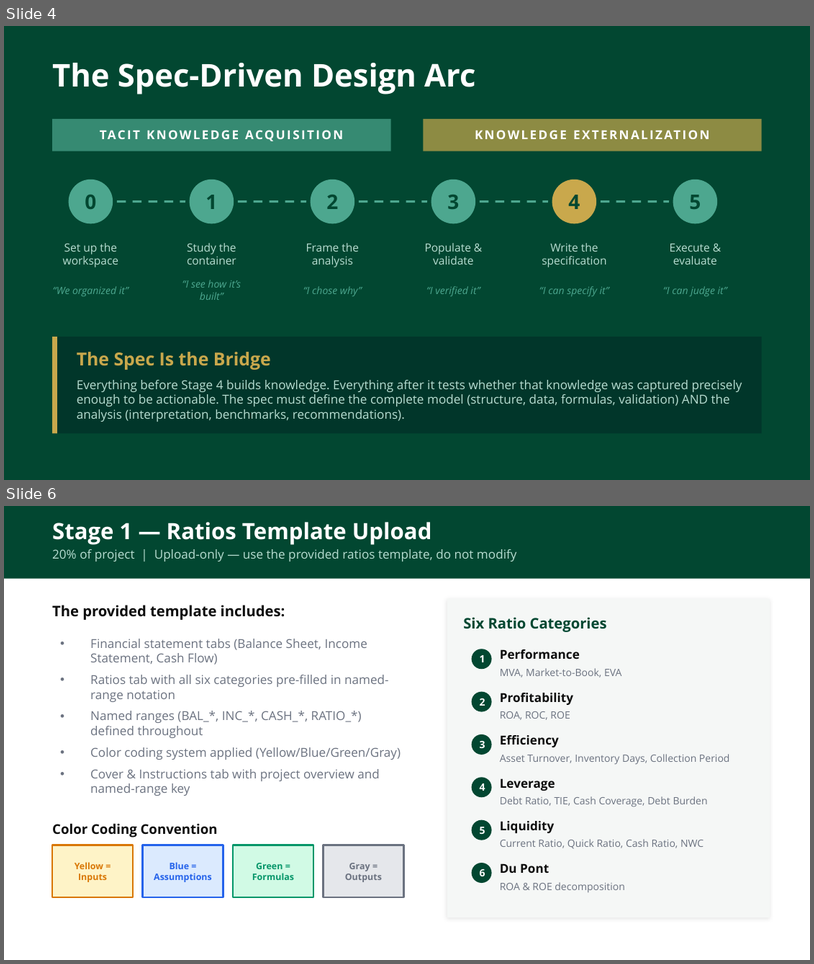
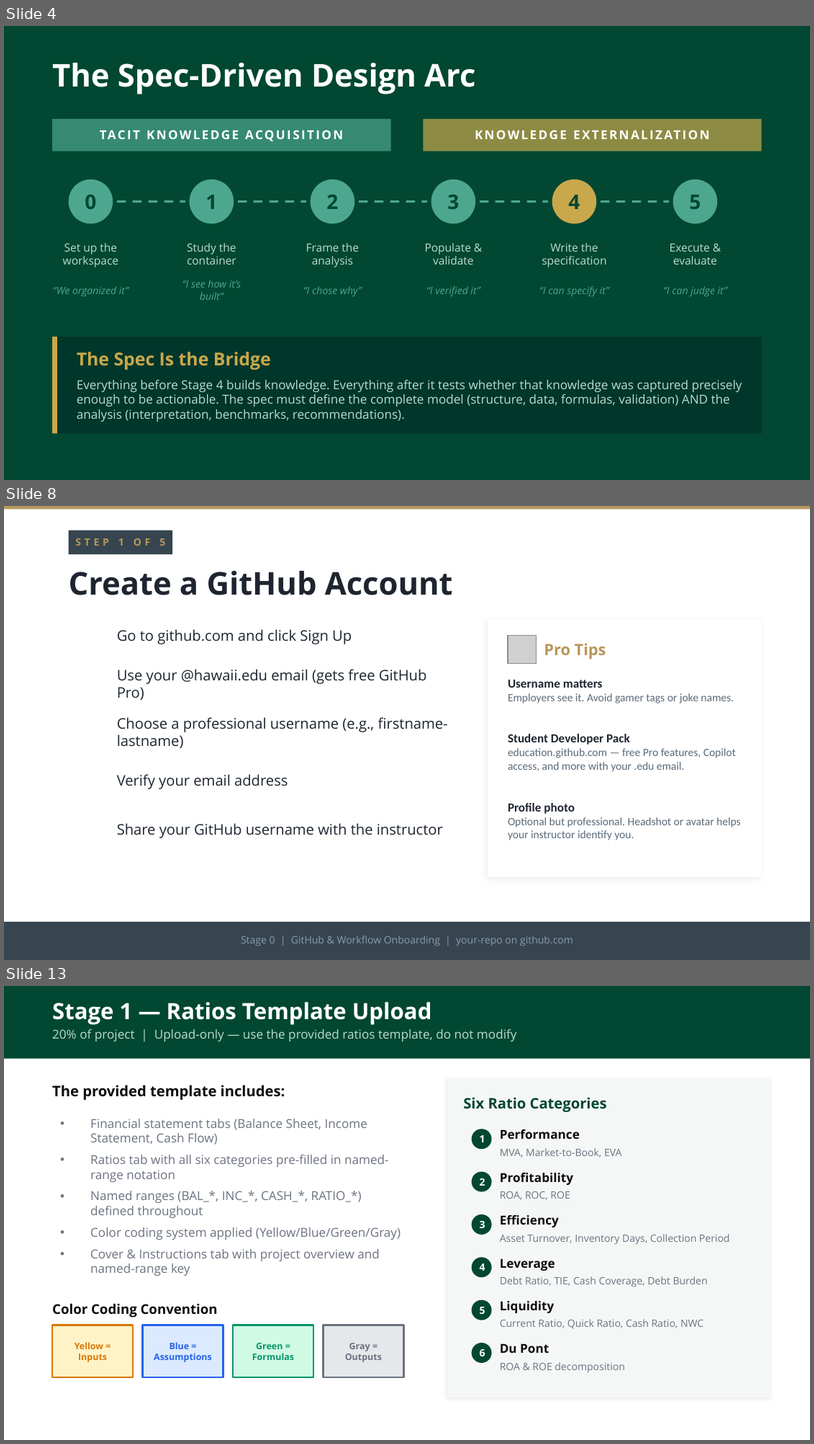
Before and after one commit to adamwstauffer/shidler, a slide deck: courses/BUS-629-VEMBA-International-Corporate-Finance/BUS629_AI_Ratios_Project.pptx. Shown one above the other, each under a label of ours: slides 4 and 6 before the commit, slides 4, 8 and 13 after it; the slides between them are not shown. The pictures are 814x964 and 814x1444 pixels, drawn with LibreOffice and Linux fonts; fonts in the diff are those of the drawing; grey boxes stand for pictures. Boxes give left, top, right and bottom in pixels: in the first picture for what was removed or moved away, otherwise in the second. Text is boxed around its words. In the diff, an @@ line names an element or a change of style, - is before the commit and + after.

```diff
--- a/courses/BUS-629-VEMBA-International-Corporate-Finance/BUS629_AI_Ratios_Project.pptx
+++ b/courses/BUS-629-VEMBA-International-Corporate-Finance/BUS629_AI_Ratios_Project.pptx
@@ slide 8 added at (x1=4, y1=506, x2=810, y2=960), background #FFFFFF @@
@@ rectangle added at (x1=4, y1=506, x2=810, y2=509), fill #B8975C @@
@@ rectangle added at (x1=69, y1=530, x2=172, y2=554), fill #36454F @@
@@ text added at (x1=75, y1=538, x2=165, y2=546), 9 pt, text #B8975C, bold @@
+STEP 1 OF 5
@@ text added at (x1=69, y1=571, x2=453, y2=595), 28 pt, text #1E2530, bold @@
+Create a GitHub Account
@@ text added at (x1=117, y1=629, x2=352, y2=644), 13 pt, text #1E2530 @@
+Go to github.com and click Sign Up
@@ rectangle added at (x1=488, y1=619, x2=762, y2=877), fill #FFFFFF @@
@@ picture added at (x1=508, y1=635, x2=536, y2=663) @@
@@ text added at (x1=544, y1=643, x2=607, y2=659), 14 pt, text #B8975C, bold @@
+Pro Tips
@@ text added at (x1=117, y1=669, x2=427, y2=700), 13 pt, text #1E2530 @@
+Use your @hawaii.edu email (gets free GitHub Pro)
@@ text added at (x1=508, y1=680, x2=741, y2=840), 10 pt, text #5A6B7A @@
+Username matters
+Employers see it. Avoid gamer tags or joke names.
+Student Developer Pack
+education.github.com — free Pro features, Copilot access, and more with your .edu email.
+Profile photo
+Optional but professional. Headshot or avatar helps your instructor identify you.
@@ text added at (x1=117, y1=717, x2=448, y2=748), 13 pt, text #1E2530 @@
+Choose a professional username (e.g., firstname-lastname)
@@ text added at (x1=117, y1=774, x2=288, y2=789), 13 pt, text #1E2530 @@
+Verify your email address
@@ text added at (x1=117, y1=823, x2=443, y2=838), 13 pt, text #1E2530 @@
+Share your GitHub username with the instructor
@@ rectangle added at (x1=4, y1=921, x2=810, y2=959), fill #36454F @@
@@ text added at (x1=241, y1=935, x2=574, y2=945), 9 pt, text #8A9BAD @@
+Stage 0 | GitHub & Workflow Onboarding | your-repo on github.com
@@ what was slide 6 is now slide 13 @@
```
Also in this commit, not shown: 2 slides changed, 6 other slides added, 1 other file.
